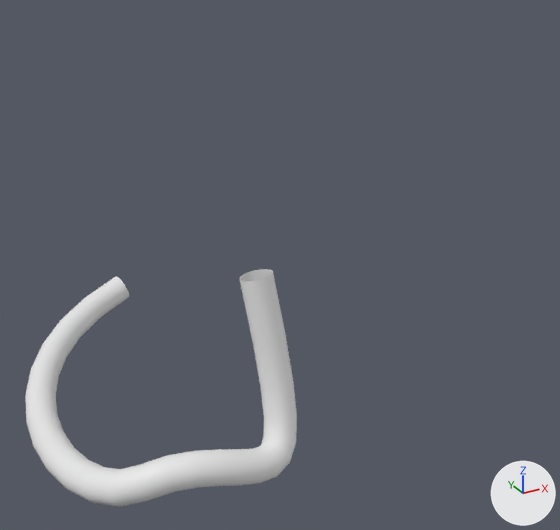
The Blender file NotForBroadcastPOC-Sourcetree/Assets/Blender Files/- Interactive/Plug and Socket.blend, before and after one commit.
Camera for both pictures: a 50 mm lens placed at (-0.08, -0.177, 0.0746), pointed at (0.0083, -0.0165, -0.0057). The lights are fixed; the arrows at lower right show +X, +Y and +Z.

The older version as bpy lines, for what is in view:
```python
ob_cable = bpy.data.objects.new('Cable', cu_beziercurve)
ob_cable.location = (0.9447, -0.0886, -0.0124)
ob_cable.rotation_euler = (4.384, 0.0, 0.0)  # degrees (251, 0, 0)
ob_plug = bpy.data.objects.new('Plug', me_plug)
ob_plug.location = (-0.0081, -0.0288, 0.0067)
ob_plug.rotation_euler = (1.242, 0.0, 0.0)  # degrees (71, 0, 0)
ob_socket_high_poly = bpy.data.objects.new('Socket HIGH POLY', me_socket_high_poly)
ob_socket_high_poly.location = (0.0, 0.0, 0.0)
ob_socket_high_poly.rotation_euler = (1.242, 0.0, 0.0)  # degrees (71, 0, 0)
ob_switch = bpy.data.objects.new('Switch', me_switch)
ob_switch.location = (0.0459, -0.0262, 0.0158)
ob_switch.rotation_euler = (0.617, 0.0, 0.0)  # degrees (35, 0, 0)
```
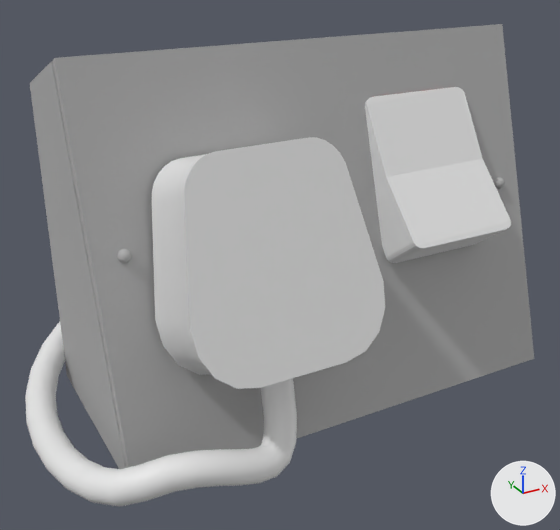
Changed parts and their boxes (x1, y1, x2, y2) in the pictures (560 x 530 px):
'Socket HIGH POLY', shown: after (30, 24, 534, 469)
'Plug', shown: after (152, 137, 385, 389)
'Switch', shown: after (365, 87, 511, 263)

What changed in the scene script:
```text
Change ob_socket_high_poly:
    remove ob_socket_high_poly.hide_viewport = True
Change ob_switch:
    remove ob_switch.hide_viewport = True
Change ob_plug:
    remove ob_plug.hide_viewport = True
```
